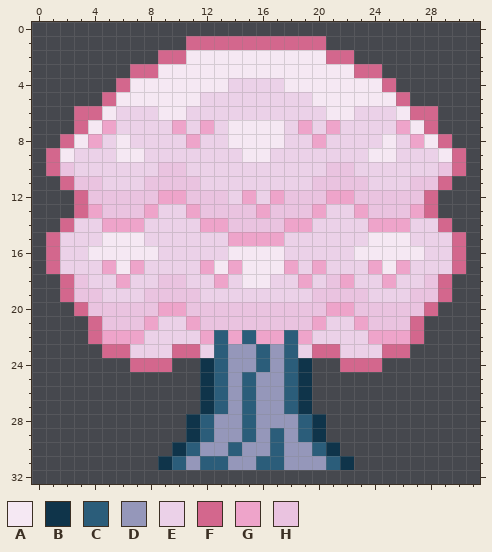
A pixel-art sprite gets an edit: images/tree_pink.png. This is how it looked before the edit.
The file is 32x33 pixels. Colours within 5 levels of each other are drawn and written as one.
Palette (. is transparent): A #f5e8f3  B #0f344a  C #2b5d7a  D #9597ba  E #ebd1e8  F #d3678d  G #eea4ca  H #eac3e0
Pixels before, first column x 1:
 1 ..........FFFFFFFFFF..........
 2 ........FFAAAAAAAAAAFF........
 3 ......FFAAAAAAAAAAAAAAFF......
 4 .....FAAAAAAAEEEEAAAAAAAF.....
 5 ....FAAAAAAEEEEEEEEAAAAAAF....
 6 ..FFAEEEAAEEEEEEEEEEAAEEEAFF..
 7 ..FAGEEEEGEGEAAAAEGEGEEEEGAF..
 8 .FAGEAEEEEGEEAAAAEEGEEEEAEGAF.
 9 FAEEEAAEEEEEEEAAEEEEEEEAAEEEAF
10 FHEEEEEEHHEEEEEEEEEEHHEEEEEEHF
11 .FHHEEEHHHHEEEEEEEEHHHHEEEHHF.
12 ..FHHHHHGGHHHEGEGHHHGGHHHHHF..
13 ..FGHHHGEEGHHHHGHHHGEEGHHHGF..
14 .FEEGGGEEEEGGHHHHGGEEEEGGGEEF.
15 FEEEAAAEEEEEEGGGGEEEEEEAAAEEEF
16 FEEAAAAAEEEEEAAAAEEEEEAAAAAEEF
17 FEEEGAGEEEEGAGAAAGEGEEEGAGEEEF
18 .FHEEGEEHHEEGEAAEEGEHGEEGEEHF.
19 .FHHEEEHHHHEEEEEEEEHHHHEEEHHF.
20 ..FHHHHHGGHHHHHHHHHHGGHHHHHF..
21 ...FHHHGEEGHHHHHHHHGEEGHHHF...
22 ...FGGGEEEEGCGCGGCGEEEEGGGF...
23 ....FFEEEFFECDDCDCEFFEEEFF....
24 ......FFF..BCDDCDCB..FFF......
25 ...........BCDCDDCB...........
26 ...........BCDCDDCB...........
27 ...........BCDCDDCB...........
28 ..........BCDDCDDDCB..........
29 ..........BCDDCDCDCB..........
30 .........BCDDCDDCDDCB.........
31 ........BCDCCDDCCDDDCB........
After:
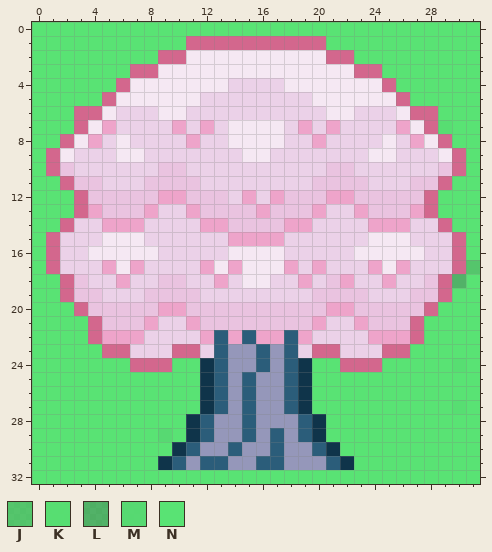
Colours new in this view: J #58e273cf  K #58e373f7  L #58e374af  M #58e374ef  N #59e374
Diff:
{"y":0,"x":0,"old":"................................","new":"NNNNNNNNNNNNNNNNNNNNNNNNNNNNNNNN"}
{"y":1,"x":0,"old":"...........","new":"NNNNNNNNNNN"}
{"y":1,"x":21,"old":"...........","new":"NNNNNNNNNNN"}
{"y":2,"x":0,"old":".........","new":"NNNNNNNNN"}
{"y":2,"x":23,"old":".........","new":"NNNNNNNNN"}
{"y":3,"x":0,"old":".......","new":"NNNNNNN"}
{"y":3,"x":25,"old":".......","new":"NNNNNNN"}
{"y":4,"x":0,"old":"......","new":"NNNNNN"}
{"y":4,"x":26,"old":"......","new":"NNNNNN"}
{"y":5,"x":0,"old":".....","new":"NNNNN"}
{"y":5,"x":27,"old":".....","new":"NNNNN"}
{"y":6,"x":0,"old":"...","new":"NNN"}
{"y":6,"x":29,"old":"...","new":"NNN"}
{"y":7,"x":0,"old":"...","new":"NNN"}
{"y":7,"x":29,"old":"...","new":"KNN"}
{"y":8,"x":0,"old":"..","new":"NN"}
{"y":8,"x":30,"old":"..","new":"NN"}
{"y":9,"x":0,"old":".","new":"N"}
{"y":9,"x":31,"old":".","new":"N"}
{"y":10,"x":0,"old":".","new":"N"}
{"y":10,"x":31,"old":".","new":"N"}
{"y":11,"x":0,"old":"..","new":"NN"}
{"y":11,"x":30,"old":"..","new":"NN"}
{"y":12,"x":0,"old":"...","new":"NNN"}
{"y":12,"x":29,"old":"...","new":"NNN"}
{"y":13,"x":0,"old":"...","new":"NNN"}
{"y":13,"x":29,"old":"...","new":"NNN"}
{"y":14,"x":0,"old":"..","new":"NN"}
{"y":14,"x":30,"old":"..","new":"NN"}
{"y":15,"x":0,"old":".","new":"N"}
{"y":15,"x":31,"old":".","new":"N"}
{"y":16,"x":0,"old":".","new":"N"}
{"y":16,"x":31,"old":".","new":"N"}
{"y":17,"x":0,"old":".","new":"N"}
{"y":17,"x":31,"old":".","new":"J"}
{"y":18,"x":0,"old":"..","new":"NN"}
{"y":18,"x":30,"old":"..","new":"LN"}
{"y":19,"x":0,"old":"..","new":"NN"}
{"y":19,"x":30,"old":"..","new":"NN"}
{"y":20,"x":0,"old":"...","new":"NNN"}
{"y":20,"x":29,"old":"...","new":"NNN"}
{"y":21,"x":0,"old":"....","new":"NNNN"}
{"y":21,"x":28,"old":"....","new":"NNNN"}
{"y":22,"x":0,"old":"....","new":"NNNN"}
{"y":22,"x":28,"old":"....","new":"NNNN"}
{"y":23,"x":0,"old":".....","new":"NNNNN"}
{"y":23,"x":27,"old":".....","new":"NNNNN"}
{"y":24,"x":0,"old":".......","new":"NNNNNNN"}
{"y":24,"x":10,"old":"..","new":"NN"}
{"y":24,"x":20,"old":"..","new":"NN"}
{"y":24,"x":25,"old":".......","new":"NNNNNKN"}
{"y":25,"x":0,"old":"............","new":"NNNNNNNNNNNN"}
{"y":25,"x":20,"old":"............","new":"NNNNNNNNNNNN"}
{"y":26,"x":0,"old":"............","new":"NNNNNNNNNNNN"}
{"y":26,"x":20,"old":"............","new":"NNNNNNNNNNNN"}
{"y":27,"x":0,"old":"............","new":"NNNNNNNNNNNN"}
{"y":27,"x":20,"old":"............","new":"NNNNNNNNNNKN"}
{"y":28,"x":0,"old":"...........","new":"NNNNNNNNNNN"}
{"y":28,"x":21,"old":"...........","new":"NNNNNNNNNNN"}
{"y":29,"x":0,"old":"...........","new":"NNNNNNNNNMN"}
{"y":29,"x":21,"old":"...........","new":"NNNNNNNNNNN"}
{"y":30,"x":0,"old":"..........","new":"NNNNNNNNNN"}
{"y":30,"x":22,"old":"..........","new":"NNNNNNNNNN"}
{"y":31,"x":0,"old":".........","new":"NNNNNNNNN"}
{"y":31,"x":23,"old":".........","new":"NNNNNNNNN"}
{"y":32,"x":0,"old":"................................","new":"NNNNNNNNNNNNNNNNNNNNNNNNNNNNNNNN"}
{"label":"added","picture_box":[32,22,480,484]}
